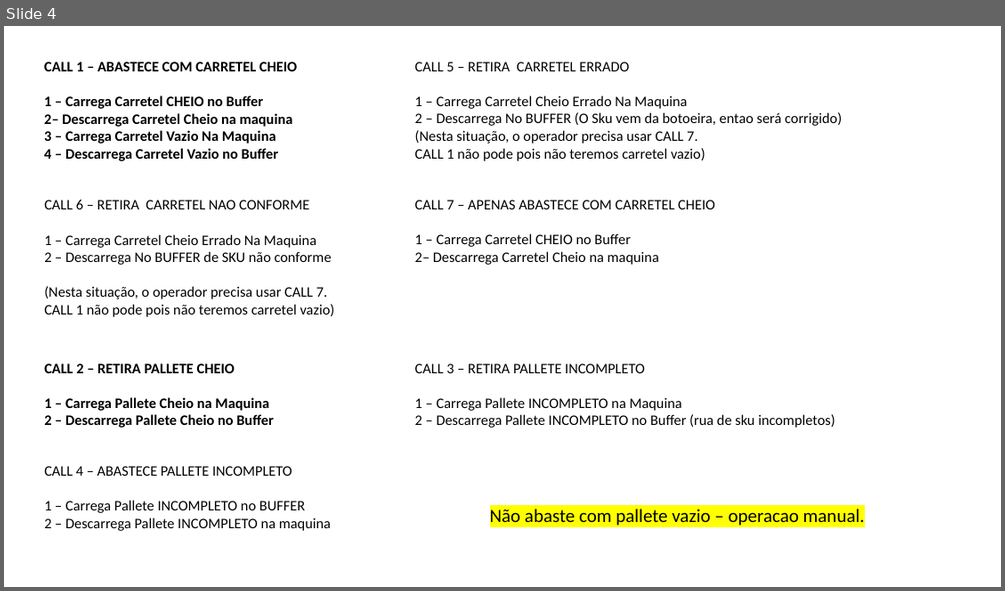
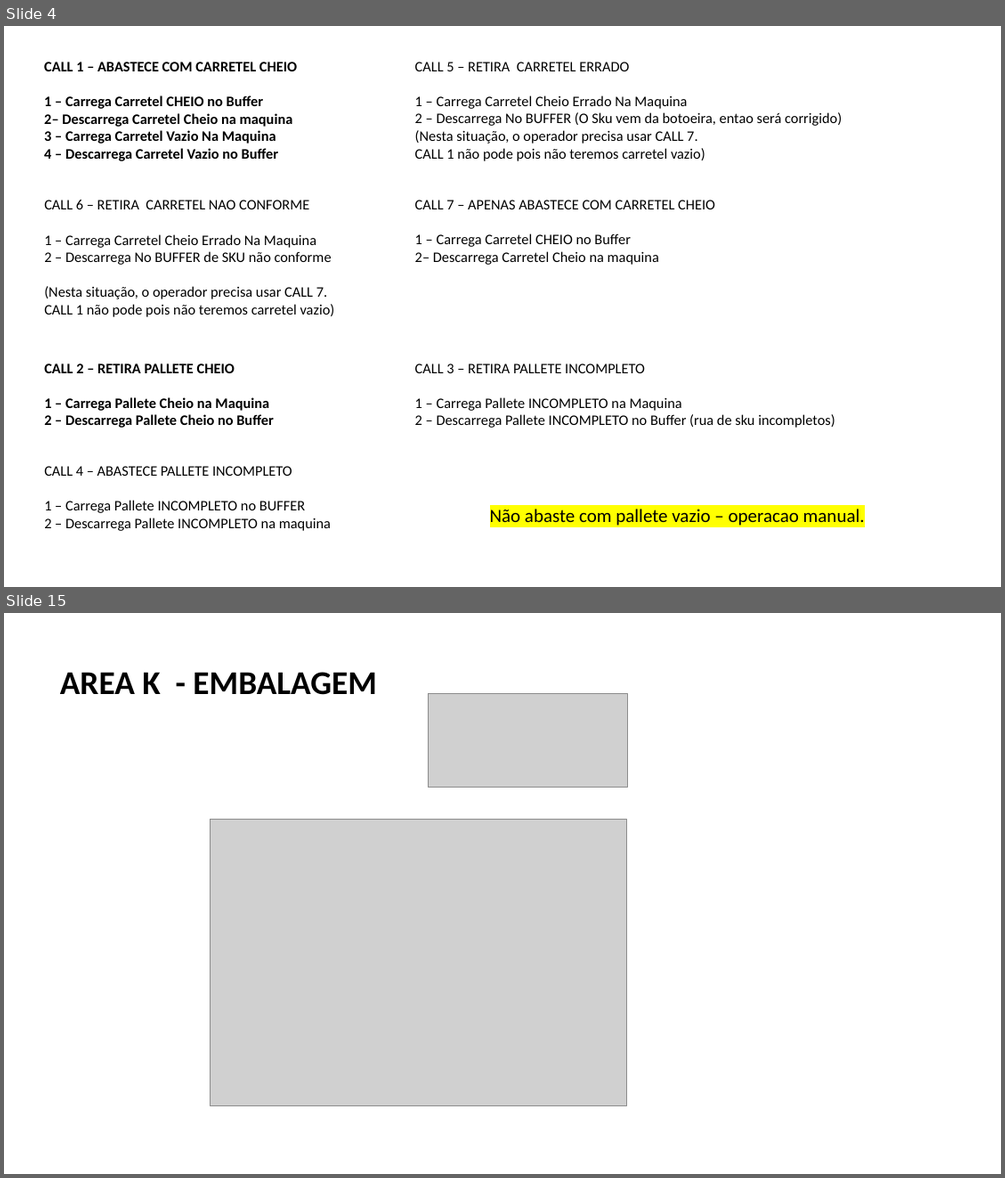
Before and after one commit to fdmartins/tunkers-warehouse-manager, a slide deck: docs/PROCESSO DETALHADO FABIO.pptx. Shown one above the other, each under a label of ours: slide 4 before the commit, slides 4 and 15 after it; the slides between them are not shown. The pictures are 1005x591 and 1005x1178 pixels, drawn with LibreOffice and Linux fonts; fonts in the diff are those of the drawing; grey boxes stand for pictures. Boxes give left, top, right and bottom in pixels: in the first picture for what was removed or moved away, otherwise in the second. Text is boxed around its words. In the diff, an @@ line names an element or a change of style, - is before the commit and + after.

```diff
--- a/docs/PROCESSO DETALHADO FABIO.pptx
+++ b/docs/PROCESSO DETALHADO FABIO.pptx
@@ slide 15 added at (4,613,1001,1174), background #FFFFFF @@
@@ text added at (60,672,377,695), 32 pt, text #000000, bold @@
+AREA K - EMBALAGEM
@@ picture added at (428,694,628,787) @@
@@ picture added at (210,819,627,1106) @@
```
Also in this commit, not shown: 14 other slides added, 58 other files.
